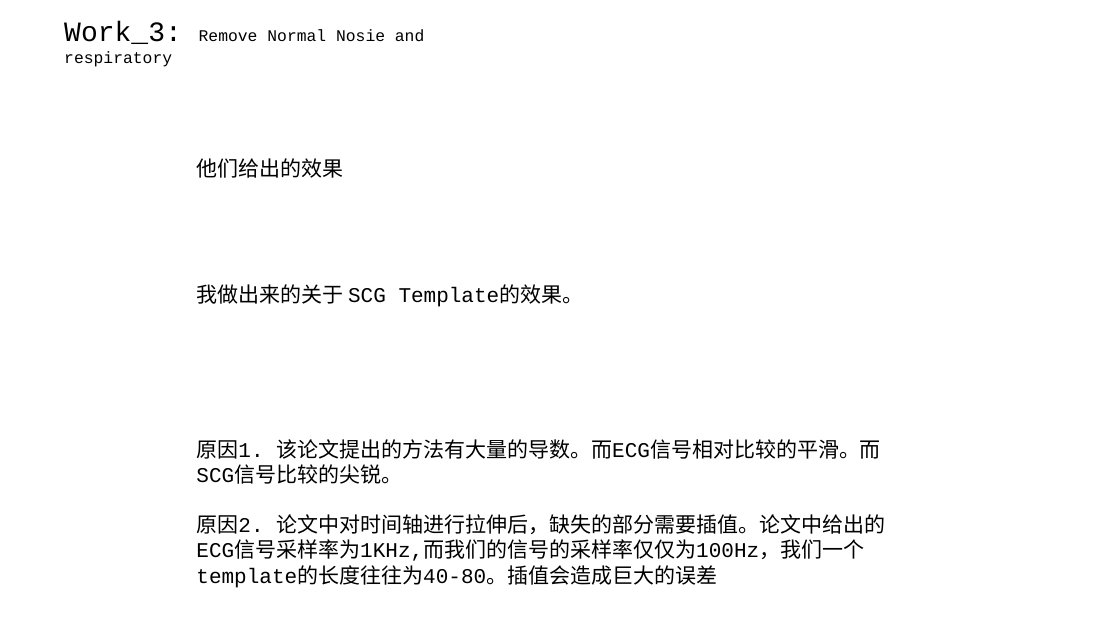
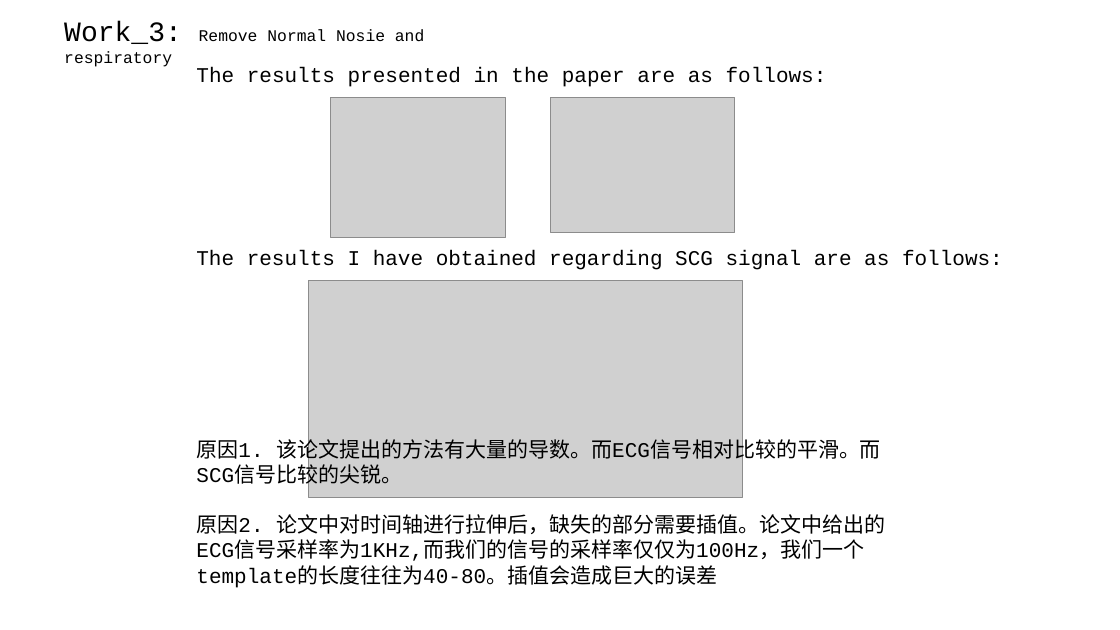
Before and after one commit to A-Big-Tortoise/Presentation, a slide deck: slide 14 of Presentation_918_JiayuChen.pptx. Drawn at 1120x630 pixels with LibreOffice and Linux fonts; fonts in the diff are those of the drawing; grey boxes stand for pictures. Boxes give left, top, right and bottom in pixels: in the first picture for what was removed or moved away, otherwise in the second. Text is boxed around its words. In the diff, an @@ line names an element or a change of style, - is before the commit and + after.

```diff
--- a/Presentation_918_JiayuChen.pptx
+++ b/Presentation_918_JiayuChen.pptx
@@ text added at [196,67,827,87], 18 pt, text #000000 @@
+The results presented in the paper are as follows:
@@ picture added at [331,97,506,238] @@
@@ picture added at [550,97,734,233] @@
@@ text removed at [196,158,584,307] @@
-他们给出的效果
-我做出来的关于 SCG Template的效果。
@@ text added at [196,250,1003,270], 18 pt, text #000000 @@
+The results I have obtained regarding SCG signal are as follows:
@@ picture added at [309,281,743,497] @@
```
Also in this commit, not shown: 5 other slides changed, 3 slides added, 3 slides removed.
